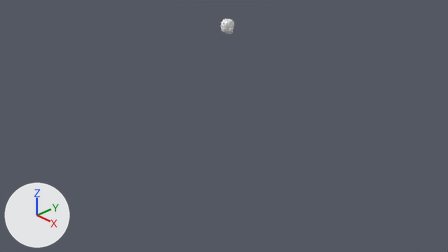
Before and after pictures for a commit that changed the Blender file Player.blend.
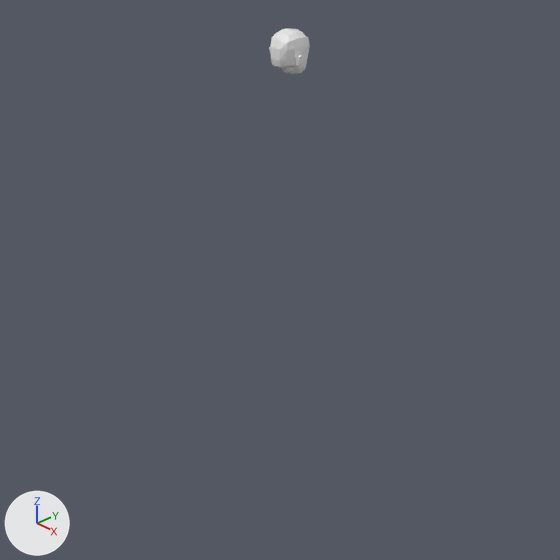
Each version is shown from the file's camera 'Camera', then close up on the part from 29% to 71% of the width and 4% to 79% of the height. Lighting does not change. The marker at lower left points along +X, +Y and +Z. The close-ups show mesh edges as thin lines.

The older version as bpy lines, for what is in view:
```python
me_cube_002 = bpy.data.meshes.new('Cube.002')
me_cube_002.from_pydata(...)  # 67 vertices, 56 faces; spans x -0.8..0.0, y 0.96..2.53, z -0.8..0.93
ob_cube_001 = bpy.data.objects.new('Cube.001', me_cube_002)
ob_cube_001.location = (0.025, -0.21, 1.774)
ob_cube_001.scale = (0.159, 0.159, 0.159)
_m = ob_cube_001.modifiers.new('Mirror', 'MIRROR')
_m.use_clip = True
```
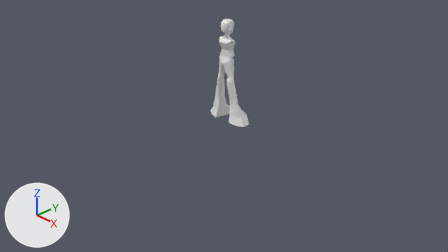
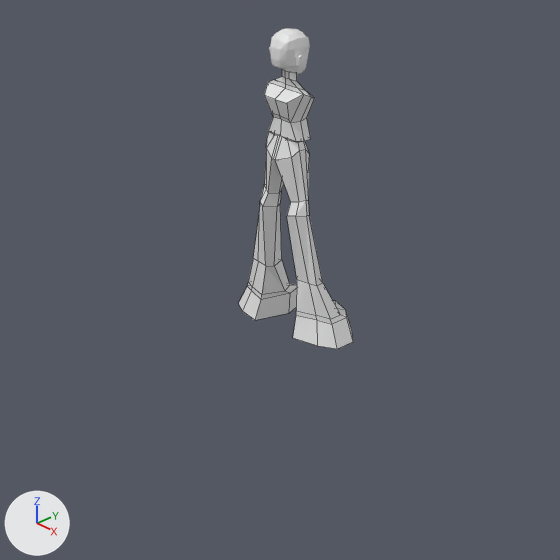
Patch to the scene script:
```diff
--- a/Player.blend.py
+++ b/Player.blend.py
@@ me_cylinder_001 @@
+me_cylinder_001.from_pydata(...)  # 66 vertices, 55 faces, 1 loose edge; spans x -1.28..2.35, y -7.15..0.31, z -1.19..5.91
@@ me_cylinder @@
+me_cylinder.from_pydata(...)  # 33 vertices, 21 faces; spans x -0.15..0.0, y 0.197..0.437, z -0.317..0.084
@@ ob_legs @@
+ob_legs = bpy.data.objects.new('Legs', me_cylinder_001)
+ob_legs.location = (0.024, -1.002, 1.168)
+ob_legs.scale = (-0.187, -0.187, -0.187)
+_m = ob_legs.modifiers.new('Mirror', 'MIRROR')
+_m.use_clip = True
@@ ob_torso @@
+ob_torso = bpy.data.objects.new('Torso', me_cylinder)
+ob_torso.location = (0.026, -0.247, 1.602)
+_m = ob_torso.modifiers.new('Mirror', 'MIRROR')
+_m.use_clip = True
```

Changed parts and their boxes (x1, y1, x2, y2) in the close-ups (560 x 560 px):
'Legs', added: after (239, 132, 353, 349)
'Torso', added: after (264, 70, 315, 141)
